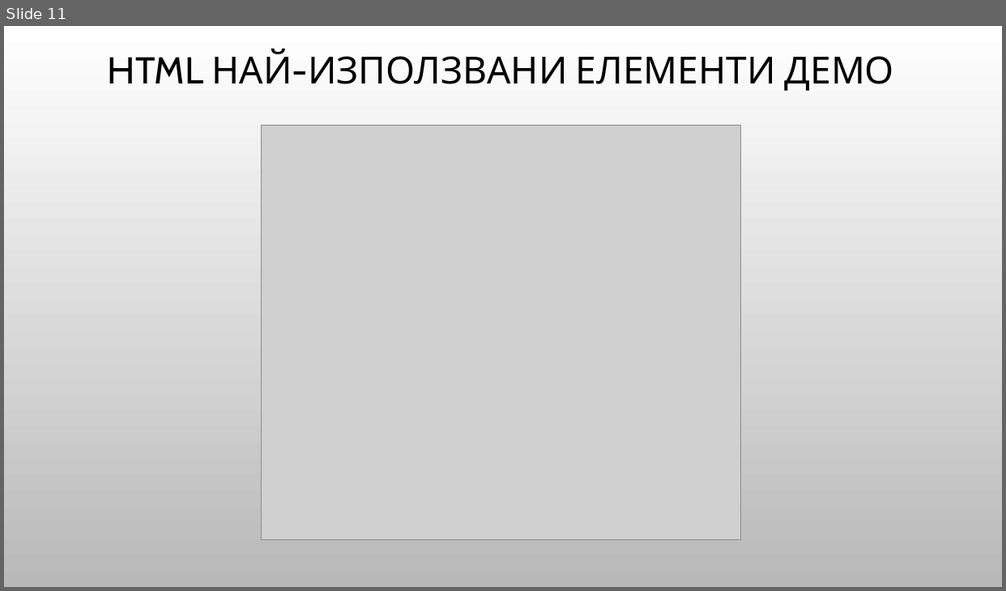
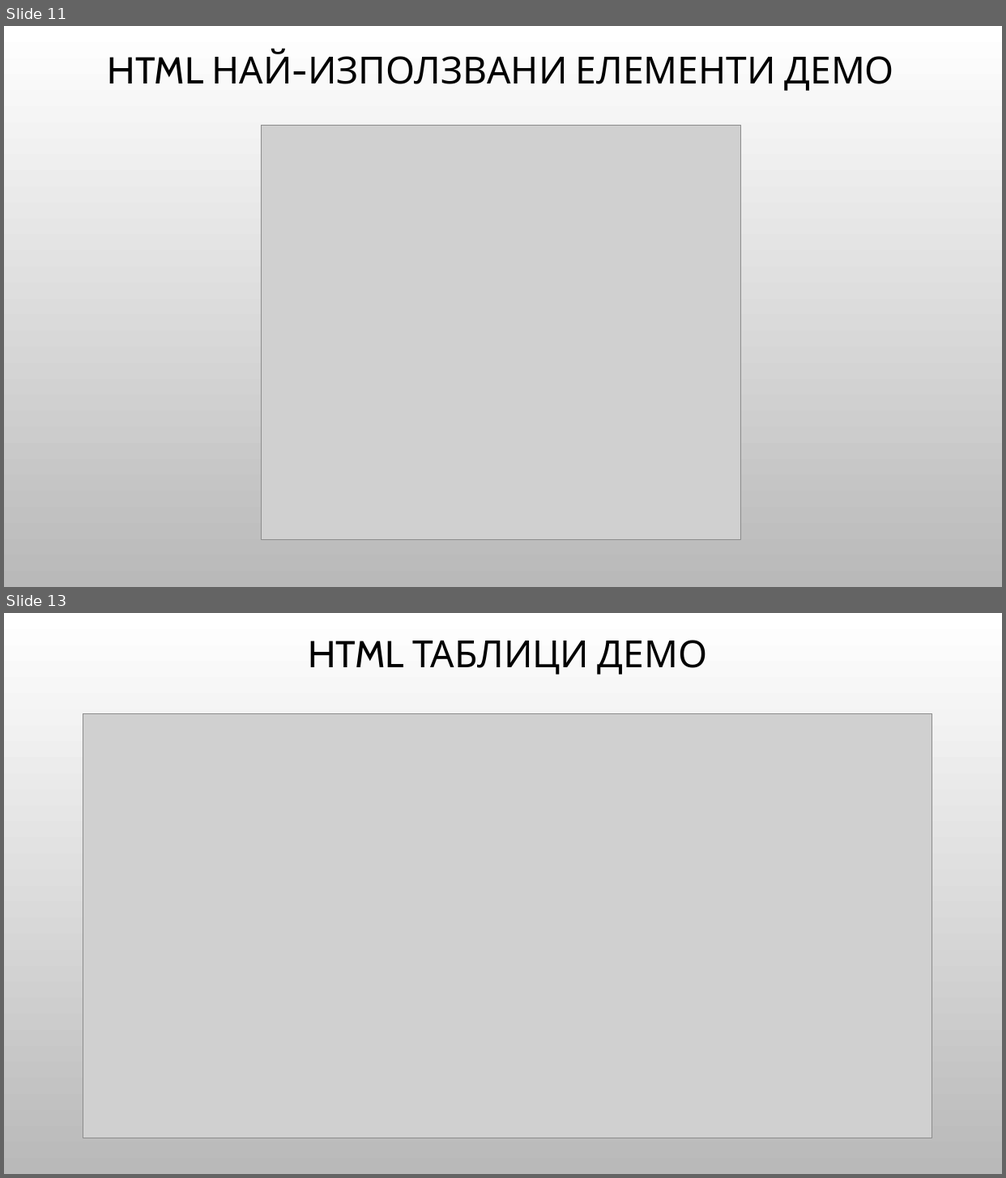
Before and after one commit to Bilyukov/php-mysql-course, a slide deck: 02.html-basics.pptx. Shown one above the other, each under a label of ours: slide 11 before the commit, slides 11 and 13 after it; the slides between them are not shown. The pictures are 1006x591 and 1006x1178 pixels, drawn with LibreOffice and Linux fonts; fonts in the diff are those of the drawing; grey boxes stand for pictures; background and template pictures are left out. Boxes give left, top, right and bottom in pixels: in the first picture for what was removed or moved away, otherwise in the second. Text is boxed around its words. In the diff, an @@ line names an element or a change of style, - is before the commit and + after.

Commit message:
Updated HTML Basics presentation and examples

```diff
--- a/02.html-basics.pptx
+++ b/02.html-basics.pptx
@@ slide 13 added at <box>4,613,1002,1174</box>, background picture (left out) @@
@@ title added at <box>308,640,708,675</box>, 36 pt, text #000000 @@
+HTML ТАБЛИЦИ ДЕМО
@@ picture added at <box>83,713,932,1138</box> @@
```
Also in this commit, not shown: 1 other slide added, 10 other files.
